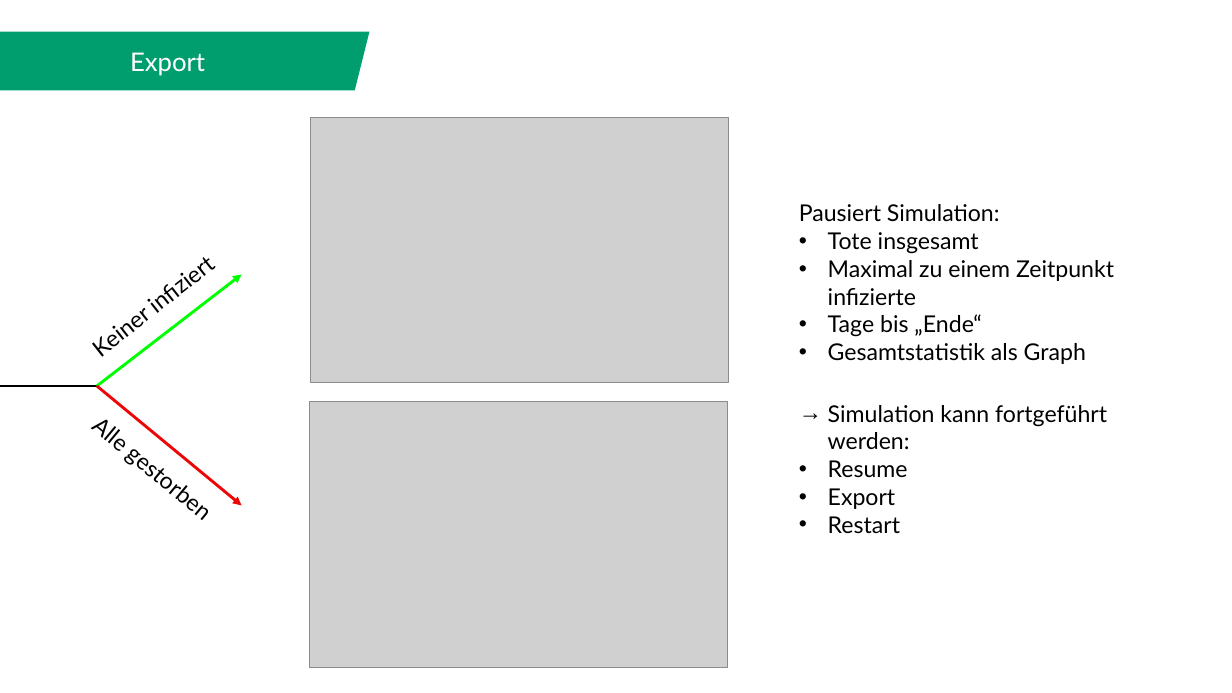
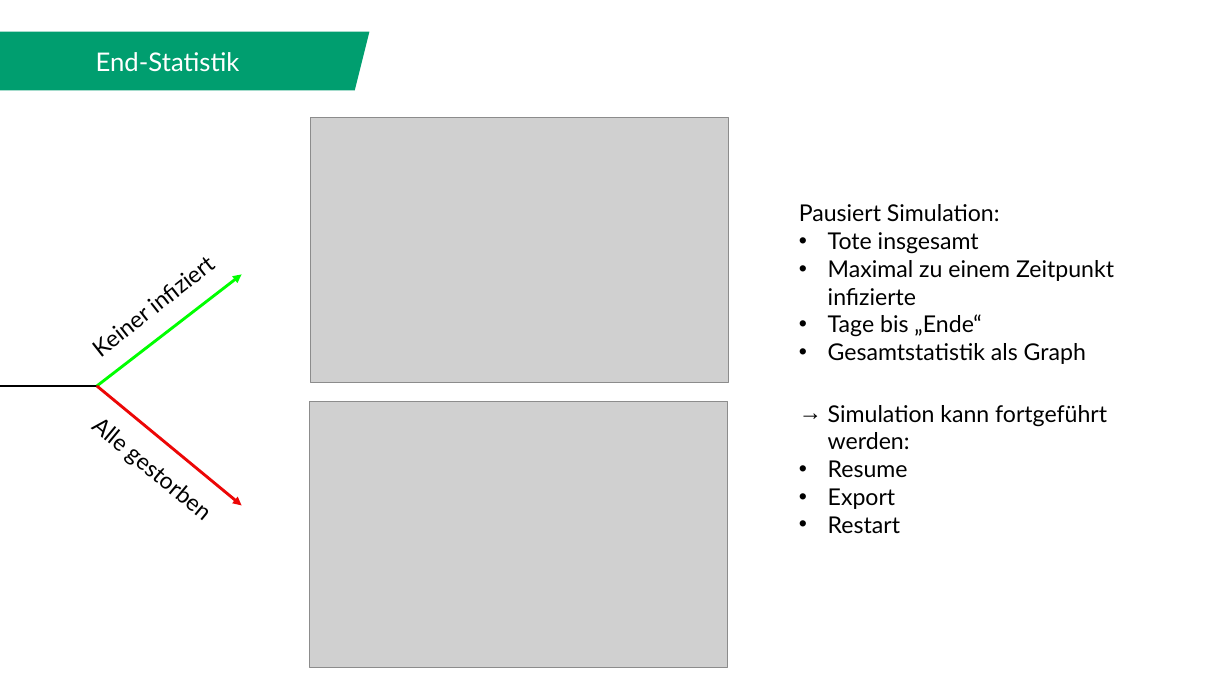
Before and after one commit to JonasAdler/pandemic_simulator, a slide deck: slide 6 of Abschlusspräsentation zum Bachelor-Praktikum.pptx. Drawn at 1232x693 pixels with LibreOffice and Linux fonts; fonts in the diff are those of the drawing; grey boxes stand for pictures. Boxes give left, top, right and bottom in pixels: in the first picture for what was removed or moved away, otherwise in the second. Text is boxed around its words. In the diff, an @@ line names an element or a change of style, - is before the commit and + after.

```diff
--- a/Abschlusspräsentation zum Bachelor-Praktikum.pptx
+++ b/Abschlusspräsentation zum Bachelor-Praktikum.pptx
@@ text at <box>96,52,240,72</box>: text changed @@
-Export
+End-Statistik
```
